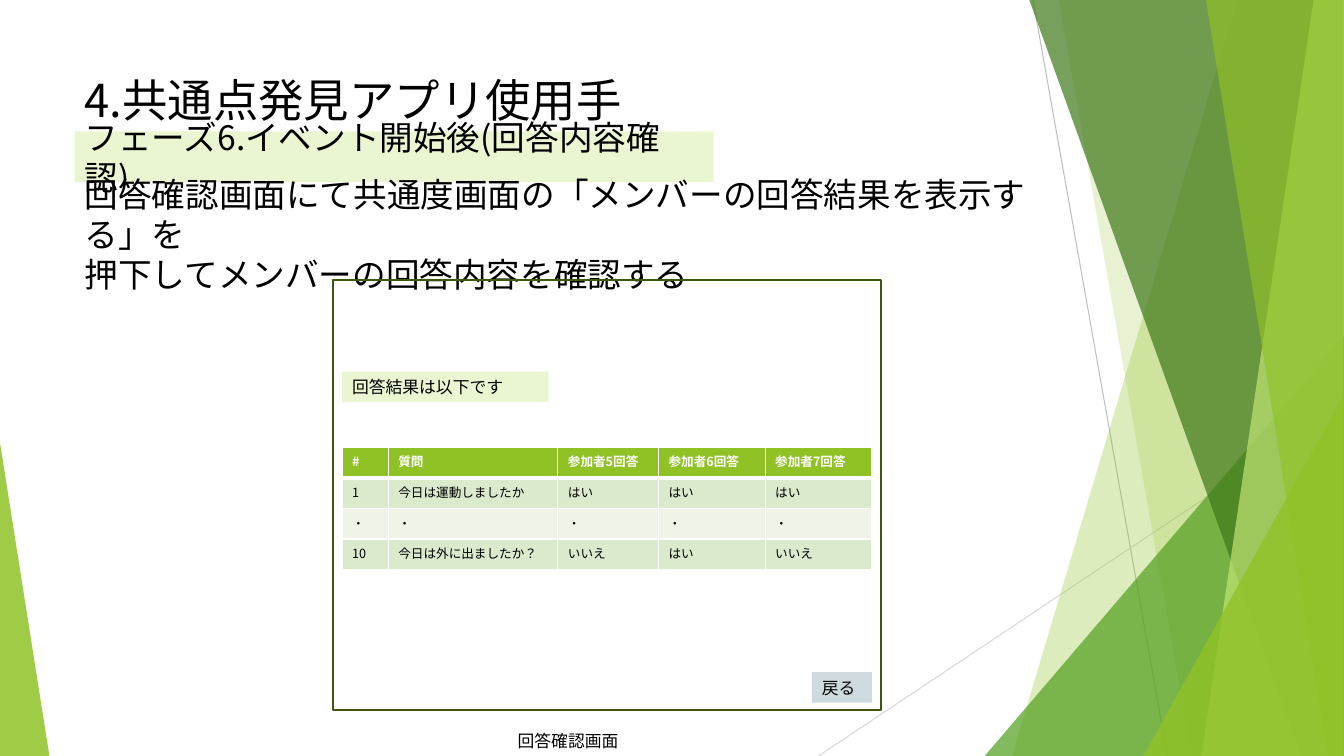
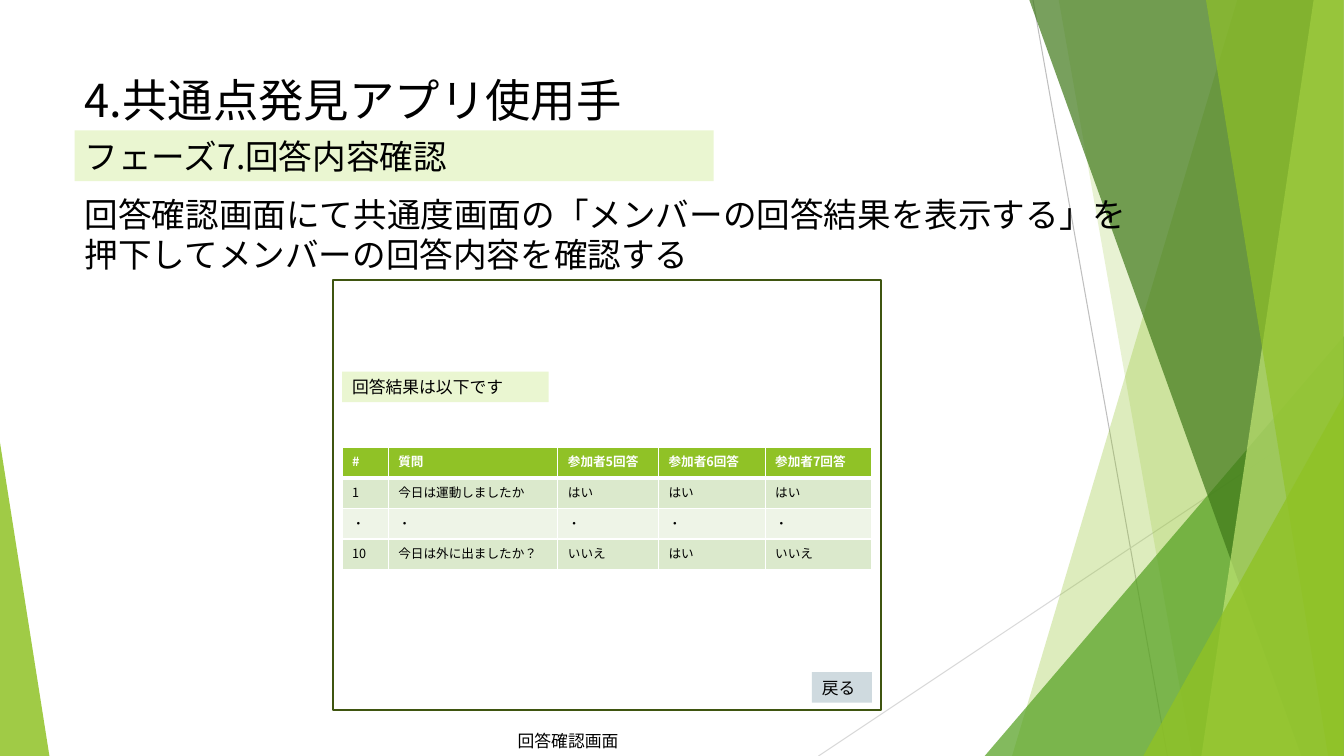
Before and after one commit to ryuseim1115/apprentice-term6-team-dev, a slide deck: slide 12 of docs/90_presentation/チーム開発12th.pptx (slide 11 before the commit). Drawn at 1344x756 pixels with LibreOffice and Linux fonts; fonts in the diff are those of the drawing. Boxes give left, top, right and bottom in pixels: in the first picture for what was removed or moved away, otherwise in the second. Text is boxed around its words. In the diff, an @@ line names an element or a change of style, - is before the commit and + after.

Commit message:
ドキュメントのフォント変更

```diff
--- a/docs/90_presentation/チーム開発12th.pptx
+++ b/docs/90_presentation/チーム開発12th.pptx
@@ text in rectangle at (85, 140, 447, 172): text changed @@
-フェーズ6.イベント開始後(回答内容確認)
+フェーズ7.回答内容確認
@@ text "回答確認画面にて共通度画面の「メンバーの回答結果を表示する」を" rewrapped from (85, 172, 1026, 297) to (85, 192, 1127, 270) @@
```
Also in this commit, not shown: 11 other slides changed, 1 slide added, 2 other files.
